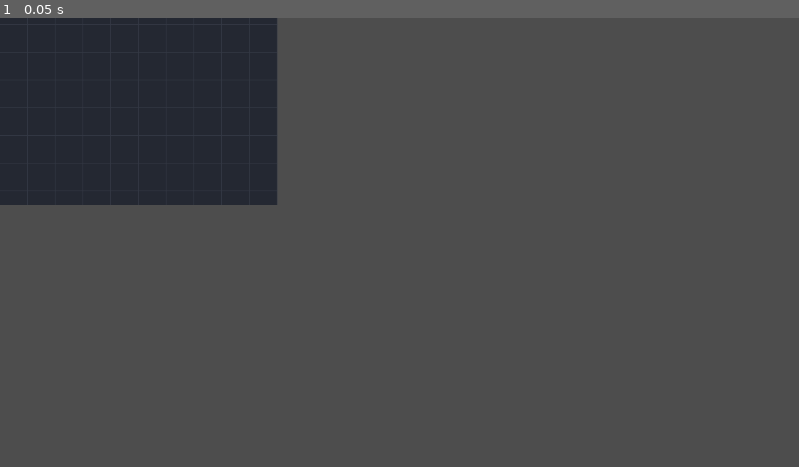
Above: before the commit, frame 1.
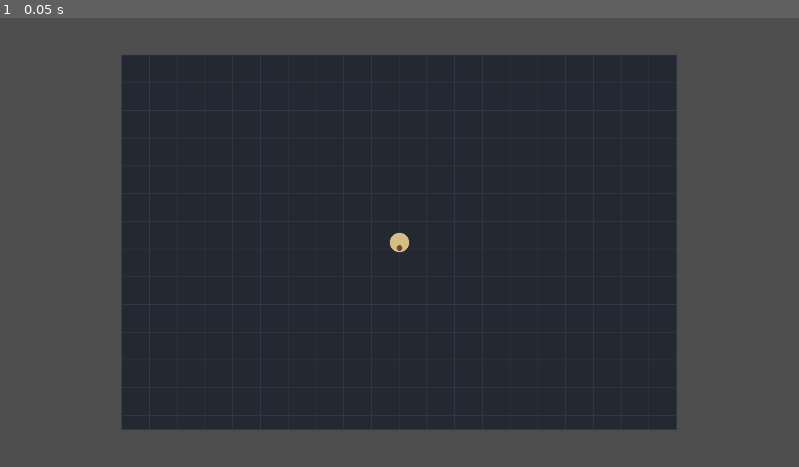
Above: after the commit, the same moment.

Repository: Jonty303/Project-Gauntlands
Game: Godot game, scene res://scenes/main.tscn
The game is run twice, just before and just after one commit, with the same random seed, the same clock (stepped at 60 frames per second) and the same inputs.
Inputs:
- Up to frame 1 (0.05 s): no input

The runs differ from the first frame. In frame 1, 59% of the frame differs, in the area x 0-85%, y 0-92%.

Commit message:
Wire player scene and movement input

Diff:
--- a/scenes/main.tscn
+++ b/scenes/main.tscn
@@ -1,6 +1,12 @@
-[gd_scene load_steps=2 format=3]
+[gd_scene load_steps=3 format=3]
 
 [ext_resource type="Script" path="res://scripts/main.gd" id="1"]
+[ext_resource type="PackedScene" path="res://scenes/player.tscn" id="2"]
 
 [node name="Main" type="Node2D"]
 script = ExtResource("1")
+
+[node name="Player" parent="." instance=ExtResource("2")]
+
+[node name="Camera2D" type="Camera2D" parent="."]
+enabled = true
